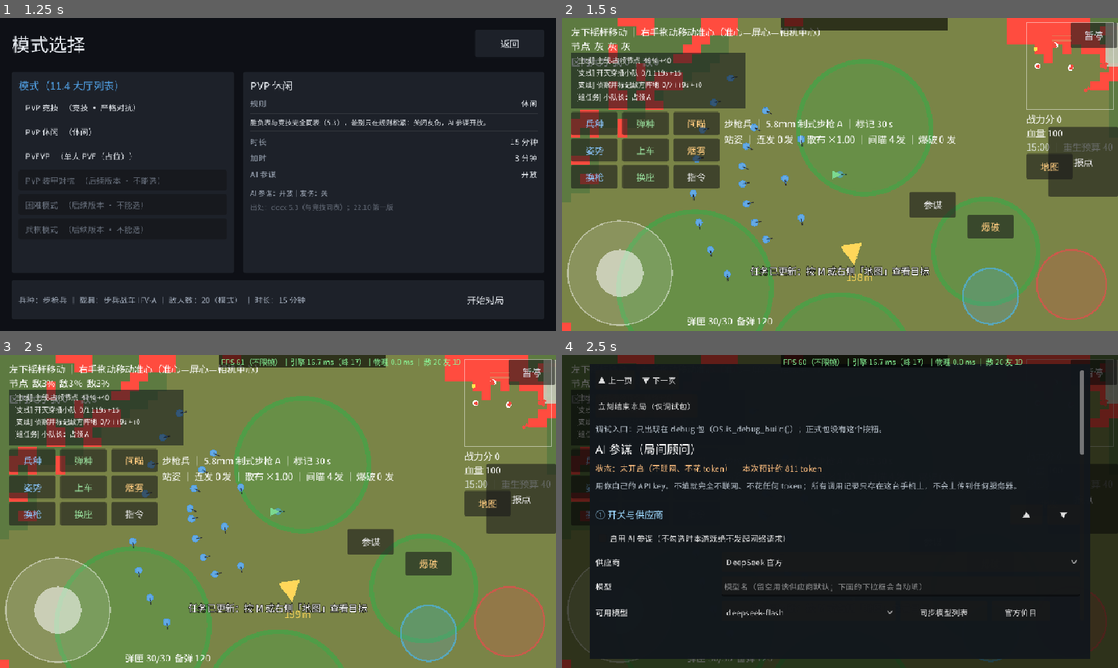
Above: before the commit, frames 1-4 (two rows, left to right).
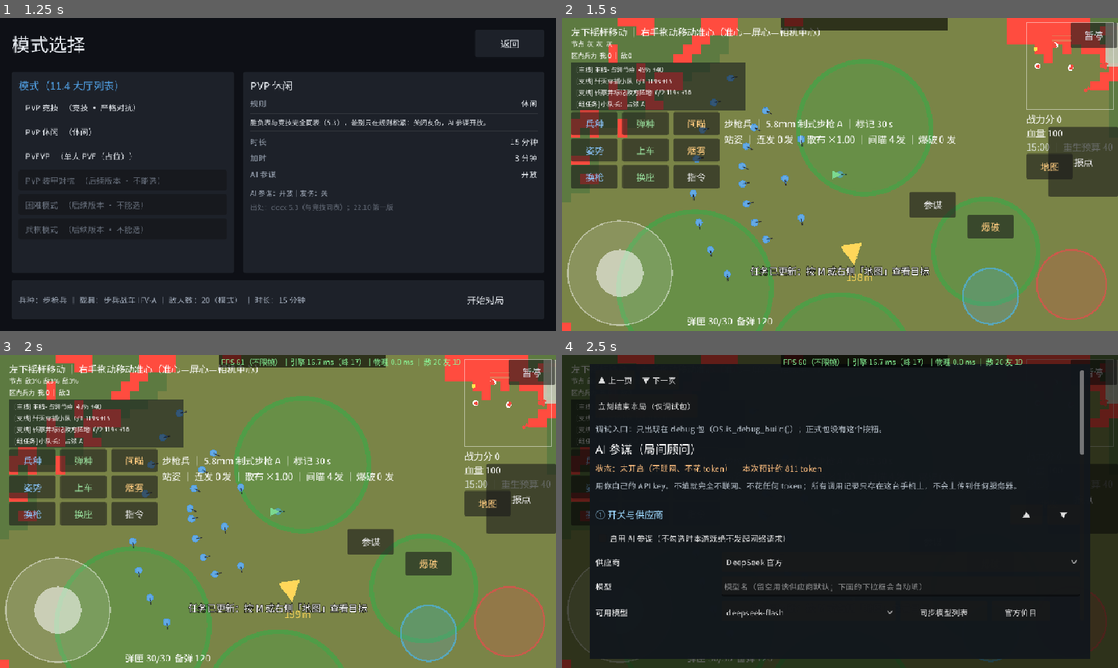
Above: after the commit, the same moments.

Repository: copperbookworm/jieyu-tactics
Game: Godot game, scene res://scenes/app/App.tscn
Two runs of this game, one before a commit and one after it. Both use one fixed random seed, a clock stepped at 60 frames per second and the inputs below.
Inputs:
- Up to frame 1 (1.25 s): click "开始游戏" at 0.5 s
- Up to frame 2 (1.5 s): click "开始对局" at 1.25 s
- Up to frame 3 (2 s): no input
- Up to frame 4 (2.5 s): click "参谋" at 2 s

Frame 1 is identical in both runs. In frame 2, 2.5% of the frame differs, in the area x 1-33%, y 7-30%; in frame 3, 2.6%; in frame 4, 0.2%.

Commit message:
第八十八版（续）· 左上 HUD 容器化：结清两条历史重叠债，可见重叠 5 组 → 3 组
使用者拍板选 A：把左上「占领状态 + 任务卡」放进 VBoxContainer，位置由布局器算。

改动：
- 新增 ui/HudBuilder.gd 的 LeftColumn（VBoxContainer）(16,36)，装 CaptureStatus + QuestCard
- QuestCard 改为容器感知：放进 Container 时只给 custom_minimum_size，位置交给布局器
- 纵向预算（列 36 起、按钮行 162 起 = 126 px）：占领状态字号 12→11（两行 51→37 px）、
  任务卡高 96→84、卡内字号 12→11、列间距 3 px ⇒ 列实测 124 px（36..160），留 2 px 余量
- 按基线 verdict 给的修法把播报区右移 16 px（CombatFeed 300→316），销掉 QuestCard|CombatFeed 那 16 px 相交
- tools/ai_panel_check.gd 的参考 rect 表按实测更新（Hint/CaptureStatus/QuestCard/CombatFeed）

真机验证（PCE-W30，装 jieyu-0.1.0-leftcol.apk 后同一路径走一遍）：
- 以前被任务卡盖住的「区内兵力 我 0 ｜ 敌 2」那一行现在完整可见
- 任务卡四行全在卡内、右端不再被裁；按钮行与卡片之间干净无压字
- logcat 无 SCRIPT ERROR / 无 FATAL；地图资源照常加载（235 掩体 / 58 内容层）
- 证据：shots/真机_20261007-1700_左上容器化后_对局内.png（+ 裁剪版）

验收（本轮真跑，两个退出码都是 0）：
- 单元 57 脚本 + 4 门禁 = 61 个 / 未全绿 0，断言 2172 项
- 集成冒烟 316 / 0
- 门禁单跑：geom 6/0、screen 30/0、art_manifest 19/0
- 几何基线 --init 刷新：6 → 3 组（两条历史「无意待修」重叠一次结清）

文档同步：本项目开发进度.txt 抬头与 20.2/20.5 对应段落改写；docx（备份 .bak124）⑮ 段补容器化结论、
20.5 ① 标记为已结清

Diff:
--- a/data/config/GameConfig.gd
+++ b/data/config/GameConfig.gd
@@ -125,15 +125,25 @@
 
 # ────────────── 任务系统（4.10 SMEAC / 4.10.10 奖励 / 4.10.11 模板池）─────────────
 const TASK_REWARD_CAPTURE := 40     # 分，主线「占领节点」全队战力分（4.10.10 确认稿）
-const TASK_CARD_POS_X := 16.0       # px，任务卡片屏幕位置（左上，占领 HUD 下方）
-const TASK_CARD_POS_Y := 60.0
+## 左上信息列（2026-10-07 第八十八版真机验收后改）：占领状态 + 任务卡放进一个 VBoxContainer，
+## 位置由**布局器**算。以前是手写坐标，占领状态 (16,36 高 51，两行) 与任务卡 (16,60 高 96) 纵向叠 25 px ——
+## 真机上任务卡把「区内兵力 我0 ｜ 敌2」那一行整个盖掉了（截图可见）。容器化之后这类重叠**结构上不可能再发生**。
+## 纵向预算：列从 y=36 起，下方按钮行从 y=162 起 ⇒ 可用 126 px。
+##   占领状态（font 12，两行）≈ 32 + 间隔 4 + 任务卡 88 = 124 ✓
+const LEFT_COLUMN_X := 16.0
+const LEFT_COLUMN_Y := 36.0
+const LEFT_COLUMN_GAP := 3.0
+## 占领状态字号：为了把两行压进 ~36 px（默认字号要 51 px，与任务卡一起放不下）
+const CAPTURE_STATUS_FONT_SIZE := 11
+const TASK_CARD_POS_X := 16.0       # px，**独立摆放**时任务卡的位置（放进左列容器后被忽略）
+const TASK_CARD_POS_Y := 72.0
 const TASK_CARD_WIDTH := 300.0
-const TASK_CARD_HEIGHT := 96.0
+const TASK_CARD_HEIGHT := 84.0
 ## 卡片内文字的字号与内边距（2026-10-07 真机验收后定）。
 ## 为什么必须写死：Label 不给尺寸时会按文本自动撑到 320×105，**越出 300×96 的卡片** ——
 ## 真机上第 4 行（组任务）压在兵种/弹种/间瞄按钮行上、第 3 行右侧被卡片边缘切掉。
 ## 现在卡片内层可用高度 = 96 − 8 = 88 px；4 行 × 12px 字号（行高约 18）≈ 72 px，留 16 px 余量。
-const TASK_CARD_FONT_SIZE := 12
+const TASK_CARD_FONT_SIZE := 11
 const TASK_CARD_PAD_X := 8.0
 const TASK_CARD_PAD_Y := 4.0
 const TASK_COMPLETE_FLASH := 2.0    # s，完成后卡片高亮「任务完成 +N」的时长
--- a/test/geom_baseline.json
+++ b/test/geom_baseline.json
@@ -2,15 +2,6 @@
   "key_prefix": "",
   "note": "由几何门禁 --init 生成。人工确认过才能作为基线。新增条目要写清理由。",
   "overlaps": {
-    "CaptureStatus|QuestCard": {
-      "a": "/root/Main/HudBuilder/HUD/CaptureStatus",
-      "b": "/root/Main/HudBuilder/HUD/QuestCard",
-      "hit": "(16,60 152x27)",
-      "parent": "/root/Main/HudBuilder/HUD",
-      "rect_a": "(16,36 152x51)",
-      "rect_b": "(16,60 300x96)",
-      "verdict": "无意（真 bug，真机截图可见）：节点状态行 (16,36 高 49) 与任务卡 (16,60 高 96) 纵向叠 25 px，真机上两行文字互相压。修法：任务卡下移或收窄 —— 但下方 85..162 只剩 77 px，放不下 96 高的卡，需拍板（缩卡 / 换位置）。"
-    },
     "MarkWheel|HP": {
       "a": "/root/Main/HudBuilder/HUD/MarkWheel",
       "b": "/root/Main/HudBuilder/HUD/HP",
@@ -37,15 +28,6 @@
       "rect_a": "(802,210 140x24)",
       "rect_b": "(840,188 120x120)",
       "verdict": "有意：同 MarkWheel|HP —— 战局状态行是 Label；要更干净可在轮盘展开时临时隐藏该行。"
-    },
-    "QuestCard|CombatFeed": {
-      "a": "/root/Main/HudBuilder/HUD/QuestCard",
-      "b": "/root/Main/HudBuilder/HUD/CombatFeed",
-      "hit": "(300,60 16x88)",
-      "parent": "/root/Main/HudBuilder/HUD",
-      "rect_a": "(16,60 300x96)",
-      "rect_b": "(300,38 360x110)",
-      "verdict": "无意：任务卡实际宽 316（不止 300）与播报区左缘相交 16 px ⇒ 两块面板边框/文字可能贴住。修法：卡宽收到 300，或播报区右移 16 px。"
     }
   },
   "viewport": "960x540"
--- a/tools/ai_panel_check.gd
+++ b/tools/ai_panel_check.gd
@@ -21,18 +21,18 @@
 
 ## name, x, y, w, h —— 来自 tools/hud_rects.gd 实测（2026-10-02）
 const HUD_RECTS := [
-	["Hint", 16, 12, 441, 23],
+	["Hint", 16, 12, 440, 24],
 	["Joystick", 0, 340, 200, 200],
 	["FireButton", 800, 380, 160, 160],
 	["FocusButton", 680, 420, 120, 120],
 	["Score", 802, 162, 71, 23],
 	["MatchClock", 802, 210, 143, 23],
-	["CaptureStatus", 16, 36, 156, 49],
-	["QuestCard", 16, 60, 300, 96],
+	["CaptureStatus", 16, 36, 300, 37],
+	["QuestCard", 16, 76, 300, 84],
 	["MarkWheel", 840, 188, 120, 120],
 	["CommandWheel", 192, 208, 80, 40],
 	["MarkHint", 360, 484, 414, 23],
-	["CombatFeed", 300, 38, 360, 110],
+	["CombatFeed", 316, 38, 360, 110],
 	["TipPanel", 280, 424, 400, 40],
 	["RoleButton", 16, 162, 80, 40],
 	["Role", 280, 170, 500, 49],
--- a/ui/CombatFeedPanel.gd
+++ b/ui/CombatFeedPanel.gd
@@ -37,7 +37,9 @@
 	# 位置：顶部中间那块空地（左有操作说明行、左下是占领 HUD 与任务卡片，右上是小地图）
 	# ⚠ 第四十一版补丁9 收尾：+ HUD_FEED_TOP_GAP_DY —— 说明行在 y=12、高 23（底 35），
 	#   播报原先在 y=34 会被压住 1 px（几何回归实测）。这里要的是稳的间隔，不是「差 1 px 不重叠」。
-	position = Vector2(GameConfig.VIEWPORT_WIDTH * 0.5 - 180.0,
+	# 右移 16 px（2026-10-07 第八十八版）：左上任务卡右缘 16+300 = 316，原来与播报区左缘 300
+	# 相交 16 px（基线登记的「无意」重叠，verdict 给的修法之一就是「播报区右移 16 px」）。
+	position = Vector2(GameConfig.VIEWPORT_WIDTH * 0.5 - 180.0 + 16.0,
 			34.0 + GameConfig.HUD_FEED_TOP_GAP_DY)
 	size = Vector2(360.0, 110.0)
 	add_theme_font_size_override("normal_font_size", 15)
--- a/ui/HudBuilder.gd
+++ b/ui/HudBuilder.gd
@@ -39,6 +39,8 @@
 ## 战局状态（剩余时间 / 加时 / 重生预算，候选 Q）
 var match_label: Label = null
 var capture_hud: Label = null
+## 左上信息列容器（占领状态 + 任务卡）：位置由布局器算，见 _build 里的说明
+var left_column: VBoxContainer = null
 var quest_card: QuestCard = null
 var mark_wheel: MarkWheel = null
 var command_wheel = null
@@ -168,16 +170,29 @@
 	layer.add_child(match_label)
 	update_score(main.score)
 
+	# 左上信息列（2026-10-07 第八十八版真机验收后改）：占领状态 + 任务卡放进 VBoxContainer。
+	# 为什么必须容器化：两块以前是**手写坐标**的，占领状态 (16,36 高 51) 与任务卡 (16,60 高 96)
+	# 纵向叠了 25 px —— 真机截图里任务卡把「区内兵力 我 0 ｜ 敌 2」整行盖住。
+	# 容器化后位置由布局器算，结构上不可能再重叠（Container 的子节点在几何门禁里本就跳过重叠检查：
+	# 这是「用布局消灭断言」，不是「用断言掩盖布局」）。纵向预算见 GameConfig 的 LEFT_COLUMN_*。
+	left_column = VBoxContainer.new()
+	left_column.name = "LeftColumn"
+	left_column.position = Vector2(GameConfig.LEFT_COLUMN_X, GameConfig.LEFT_COLUMN_Y)
+	left_column.add_theme_constant_override("separation", int(GameConfig.LEFT_COLUMN_GAP))
+	left_column.mouse_filter = Control.MouseFilter.MOUSE_FILTER_IGNORE
+	layer.add_child(left_column)
+
 	capture_hud = Label.new()
 	capture_hud.name = "CaptureStatus"
-	capture_hud.position = Vector2(16.0, 36.0)
-	layer.add_child(capture_hud)
+	# 字号压到 12：两行才装得进 32 px（默认字号是 51 px，与任务卡一起放不下）
+	capture_hud.add_theme_font_size_override("font_size", GameConfig.CAPTURE_STATUS_FONT_SIZE)
+	left_column.add_child(capture_hud)
 	update_capture()
 
 	quest_card = QuestCard.new()
 	quest_card.name = "QuestCard"
 	quest_card.main = main          # 组任务行每帧从这里读 world.squad_orders
-	layer.add_child(quest_card)
+	left_column.add_child(quest_card)
 
 	# 报点键（右下角、开火键上方）＋ 报点结果提示
 	mark_wheel = MarkWheel.new()
--- a/ui/QuestCard.gd
+++ b/ui/QuestCard.gd
@@ -20,8 +20,12 @@
 
 
 func _ready() -> void:
-	size = Vector2(GameConfig.TASK_CARD_WIDTH, GameConfig.TASK_CARD_HEIGHT)
-	position = Vector2(GameConfig.TASK_CARD_POS_X, GameConfig.TASK_CARD_POS_Y)
+	# 放进 Container（左上信息列）时位置由布局器给，自己只管**最小尺寸**；
+	# 独立摆放时才用 TASK_CARD_POS_* —— 见 GameConfig 里「左上信息列」那段说明。
+	custom_minimum_size = Vector2(GameConfig.TASK_CARD_WIDTH, GameConfig.TASK_CARD_HEIGHT)
+	size = custom_minimum_size
+	if not (get_parent() is Container):
+		position = Vector2(GameConfig.TASK_CARD_POS_X, GameConfig.TASK_CARD_POS_Y)
 	mouse_filter = Control.MouseFilter.MOUSE_FILTER_IGNORE
 	_label = Label.new()
 	_label.position = Vector2(GameConfig.TASK_CARD_PAD_X, GameConfig.TASK_CARD_PAD_Y)
Binary file added: shots/真机_20261007-1700_左上容器化后_对局内.png
Not shown, added: shots/真机_20261007-1700_左上容器化后_对局内.png.import
Binary file added: shots/真机_20261007-1700_左上容器化后_裁剪.png
Not shown, added: shots/真机_20261007-1700_左上容器化后_裁剪.png.import
Not shown, changed: 本项目开发进度.txt
